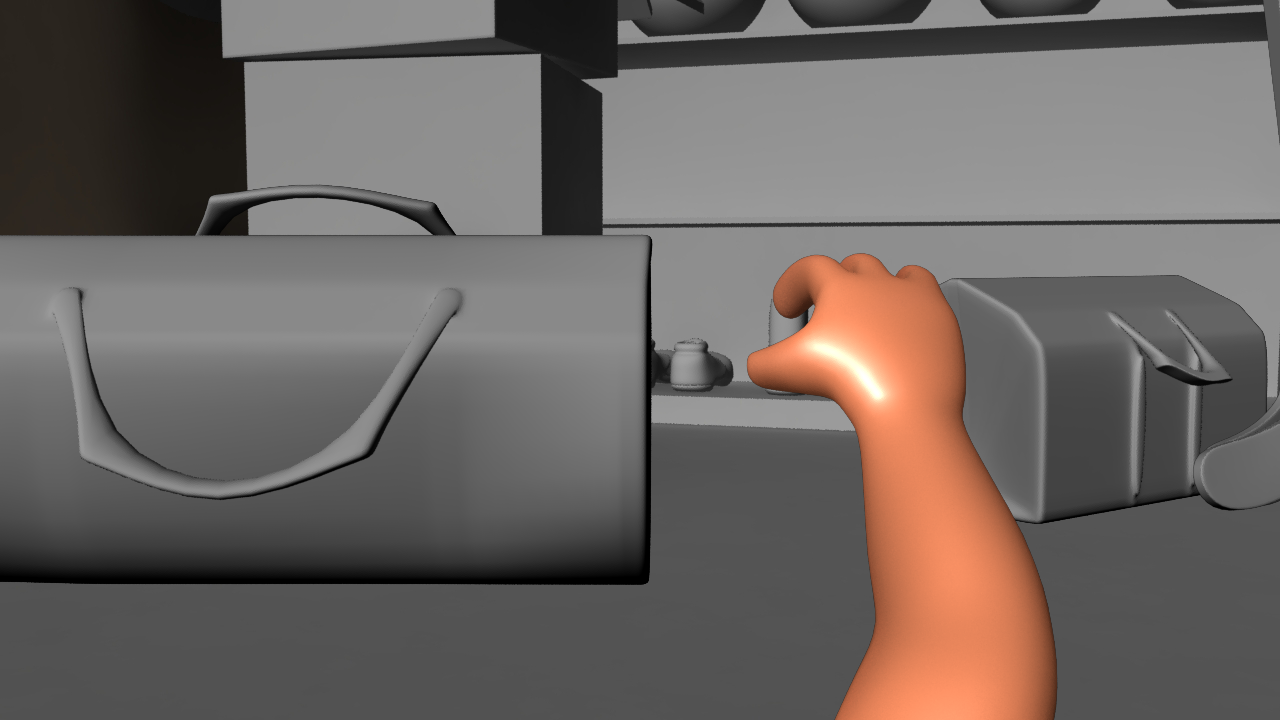
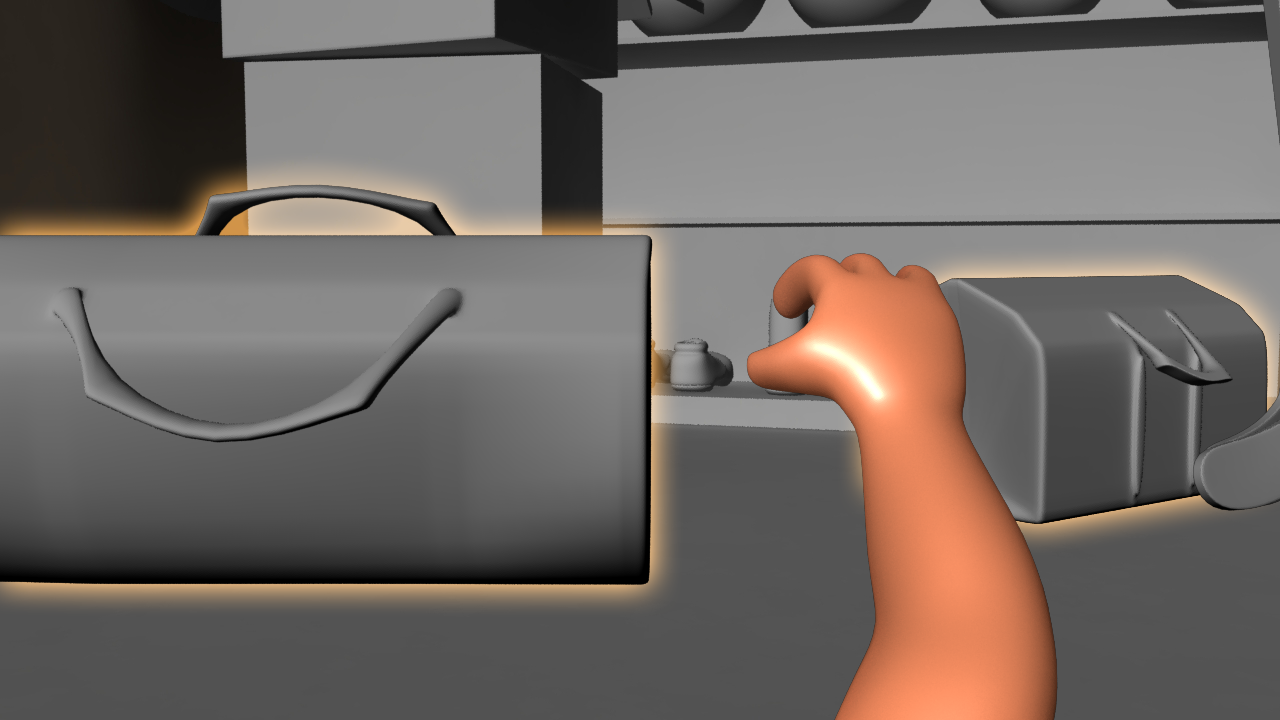
The second 1280x720 image is a revision of the first. Changes to its layers:
hid "gymAnimatedA4" over [0, 184, 653, 585]
added layer "gymHoverA4" in group "gymBag" over [0, 184, 653, 585]
hid "gymStaticA4" over [0, 184, 653, 585]
added layer "bowlingHoverA4" in group "bowlingBag" over [894, 275, 1268, 524]
